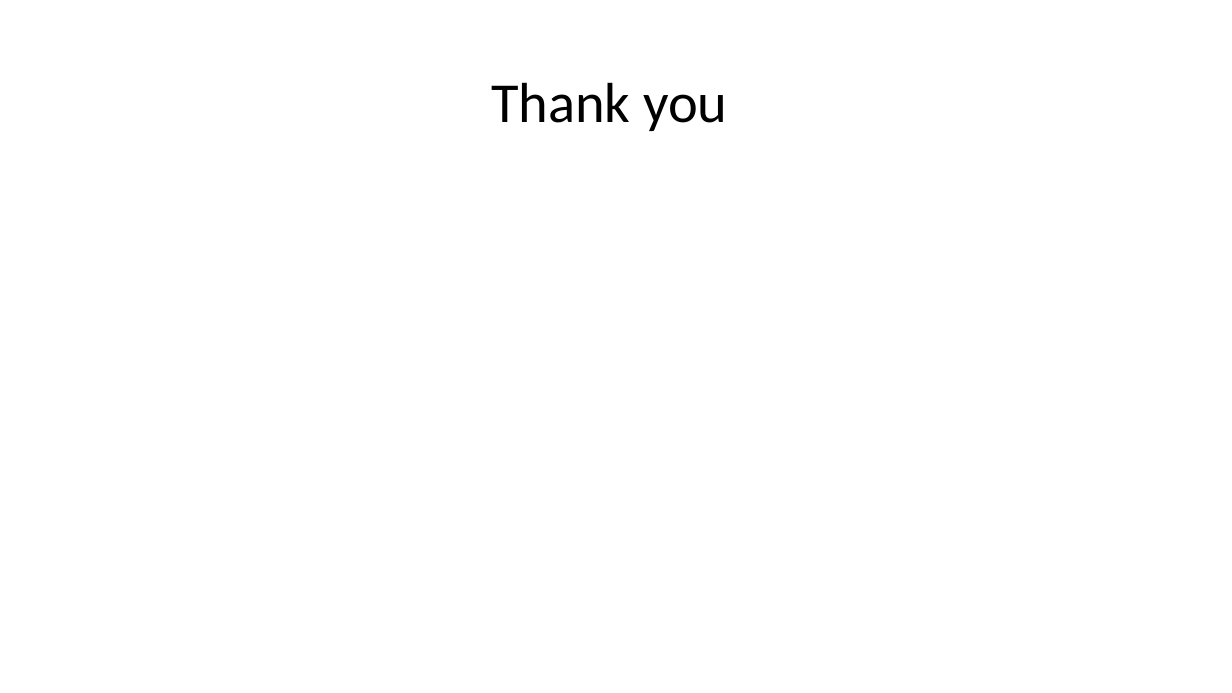
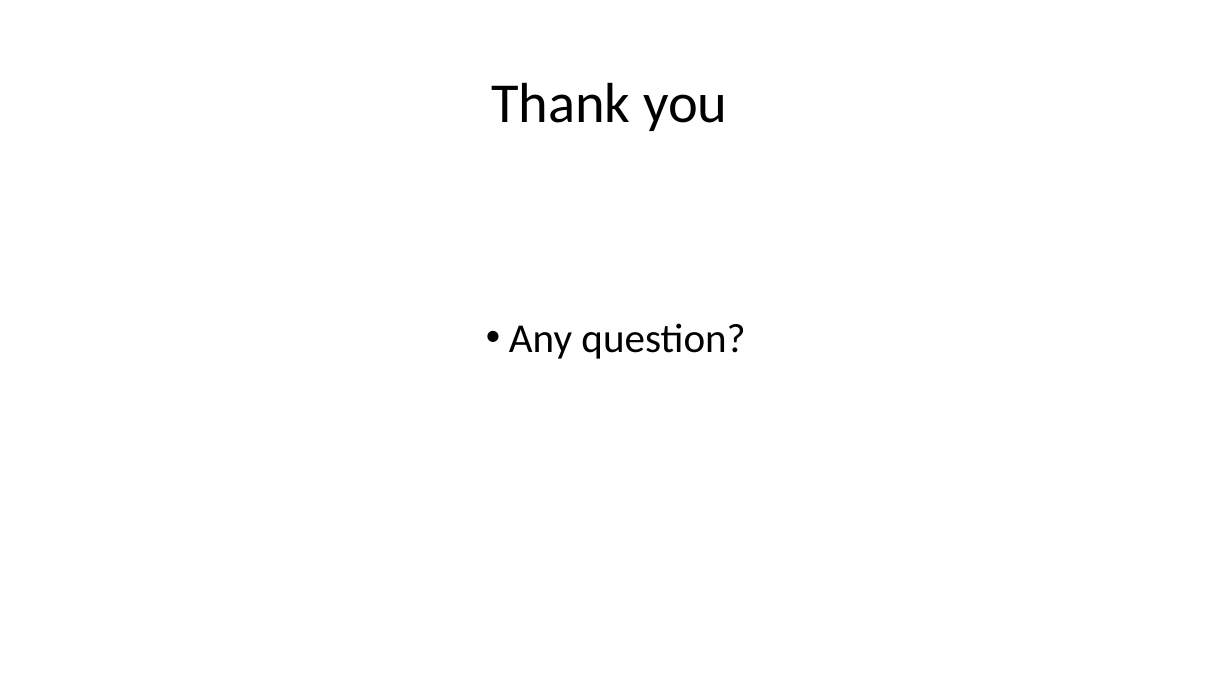
Before and after one commit to ktseringchem/ThinkfulProjects, a slide deck: slide 16 of FinalCapstonProject/Capston project.pptx. Drawn at 1232x693 pixels with LibreOffice and Linux fonts; fonts in the diff are those of the drawing. Boxes give left, top, right and bottom in pixels: in the first picture for what was removed or moved away, otherwise in the second. Text is boxed around its words. In the diff, an @@ line names an element or a change of style, - is before the commit and + after.

```diff
--- a/FinalCapstonProject/Capston project.pptx
+++ b/FinalCapstonProject/Capston project.pptx
@@ text added at [509,323,745,359], 32 pt, text #000000 @@
+• Any question?
```
Also in this commit, not shown: 2 other slides changed.
